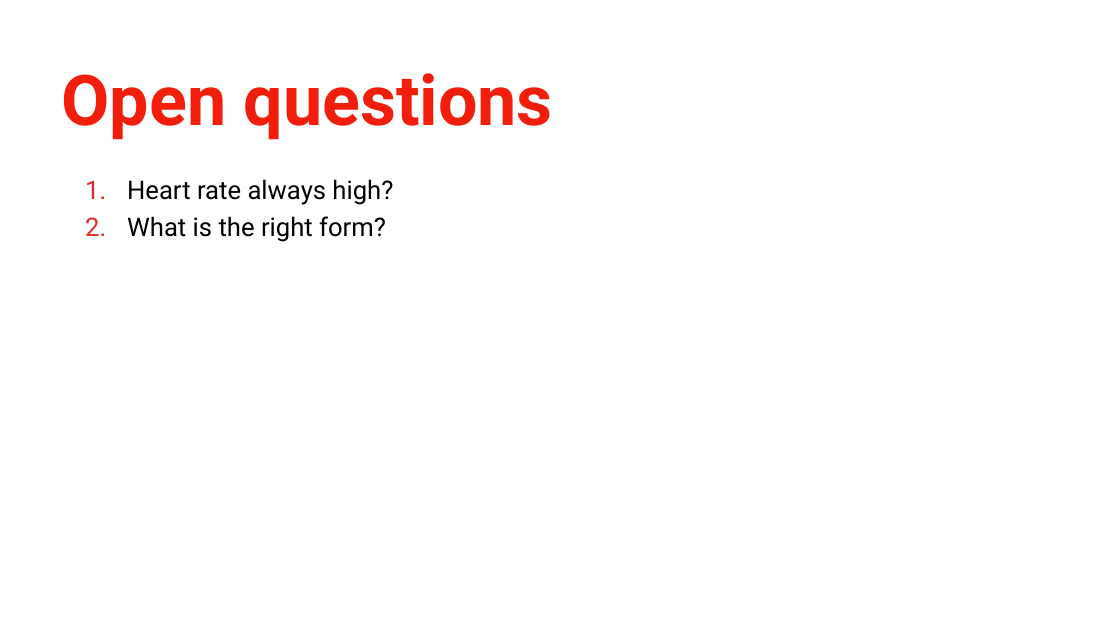
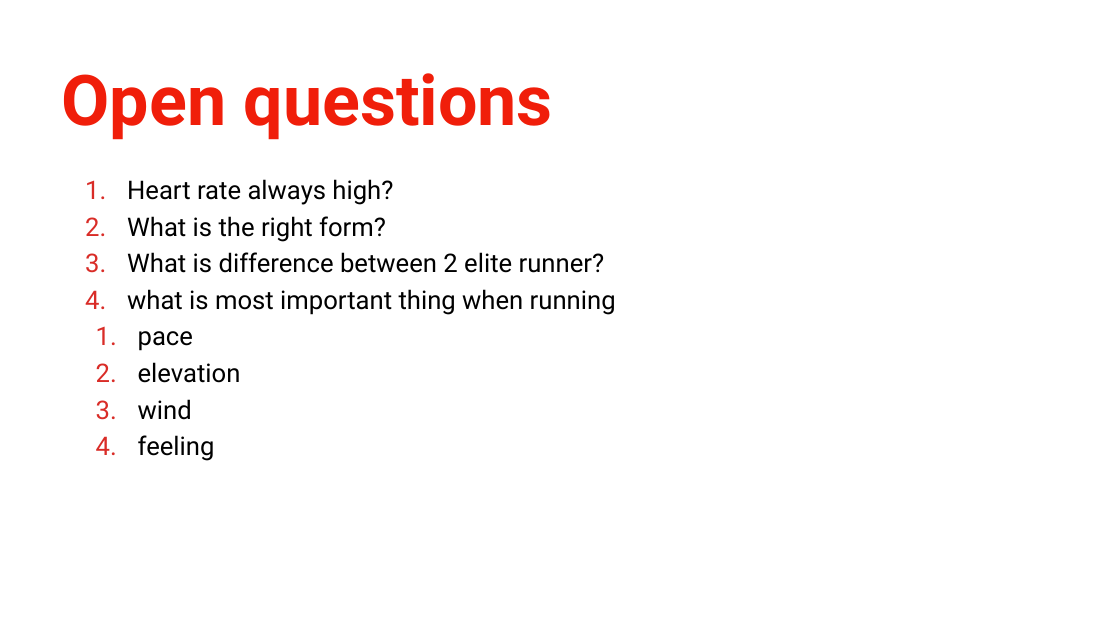
Before and after one commit to khanhnguyen18/running, a slide deck: slide 14 of Running.pptx. Drawn at 1120x630 pixels with LibreOffice and Linux fonts; fonts in the diff are those of the drawing; background and template pictures are left out. Boxes give left, top, right and bottom in pixels: in the first picture for what was removed or moved away, otherwise in the second. Text is boxed around its words. In the diff, an @@ line names an element or a change of style, - is before the commit and + after.

```diff
--- a/Running.pptx
+++ b/Running.pptx
@@ text at (127, 252, 616, 461): paragraphs added @@
+3. What is difference between 2 elite runner?
+4. what is most important thing when running
+  1. pace
+  2. elevation
+  3. wind
+  4. feeling
```
Also in this commit, not shown: 3 other slides changed, 3 other files.
